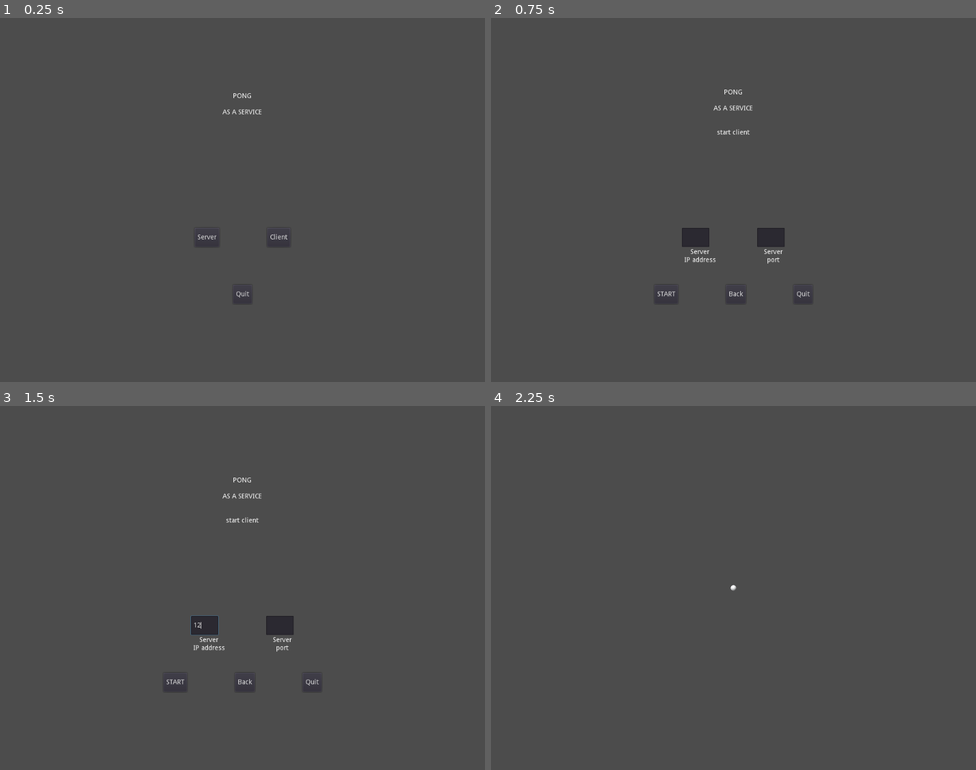
Above: before the commit, frames 1-4 (two rows, left to right).
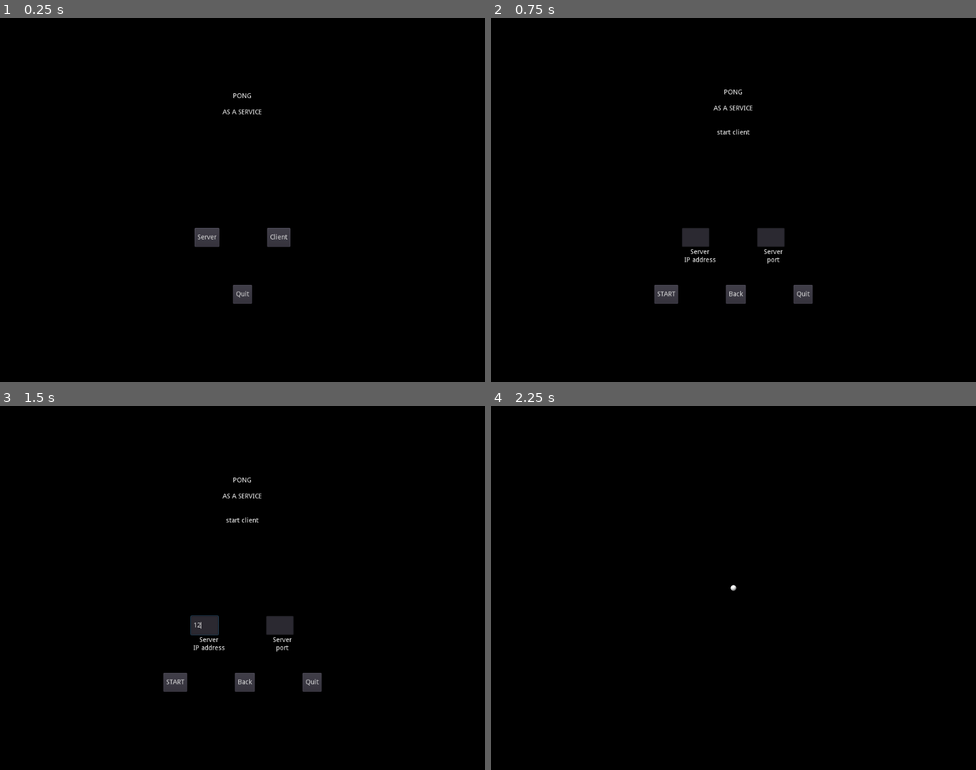
Above: after the commit, the same moments.

Repository: wisienka91/pongasaservice
Game: Godot game, scene res://menu/MainMenu.tscn
The game is run twice, just before and just after one commit, with the same random seed, the same clock (stepped at 60 frames per second) and the same inputs.
Inputs (mouse positions are in pixels of both pictures, inside the frame that each line leads up to):
- Up to frame 1 (0.25 s): no input
- Up to frame 2 (0.75 s): click "Client" at 0.5 s
- Up to frame 3 (1.5 s): click (203, 624) at 1.27 s; type "12" at 1.35 s
- Up to frame 4 (2.25 s): click (772, 624) at 1.5 s; type "12" at 1.58 s; click "START" at 2 s

The runs differ from the first frame. In frame 1, 99% of the frame differs, in the area x 0-100%, y 0-100%; in frame 2, 99%; in frame 3, 99%; in frame 4, 100%.

Commit message:
Client connects to the server node

Diff:
--- a/game/Game.gd
+++ b/game/Game.gd
@@ -1,9 +1,7 @@
 extends Node
-
 
 func _ready():
 	pass
 
-
-remote func pre_configure_game():
-    get_tree().set_pause(true)
+#remote func pre_configure_game():
+#    get_tree().set_pause(true)
--- /dev/null
+++ b/game/Player.gd
@@ -0,0 +1,29 @@
+extends KinematicBody2D
+
+var speed = 3
+var size = null
+var boundaries = null
+
+func _ready():
+	size = {
+		x = get_node("CollisionShape2D").get_shape().get_extents()[0],
+		y = get_node("CollisionShape2D").get_shape().get_extents()[1]
+	}
+	position.x += get_transform().get_scale().x * size.x
+	position.y += get_transform().get_scale().y * size.y
+	boundaries = {
+		y_up = position.y,
+		y_down = get_viewport().size.y - 2 * size.y
+	}
+
+func _physics_process(delta):
+	if Input.is_action_pressed("ui_up"):
+		position.y -= speed
+	elif Input.is_action_pressed("ui_down"):
+		position.y += speed
+
+
+	if position.y < boundaries.y_up:
+		position.y = boundaries.y_up
+	elif position.y > boundaries.y_down:
+		position.y = boundaries.y_down
--- a/game/Player.tscn
+++ b/game/Player.tscn
@@ -1,15 +1,20 @@
-[gd_scene load_steps=3 format=2]
+[gd_scene load_steps=4 format=2]
 
-[ext_resource path="res://game/assets/pallete.png" type="Texture" id=1]
+[ext_resource path="res://game/Player.gd" type="Script" id=1]
+[ext_resource path="res://game/assets/pallete.png" type="Texture" id=2]
 
 [sub_resource type="RectangleShape2D" id=1]
 extents = Vector2( 3.99191, 16.1499 )
 
 [node name="Player" type="KinematicBody2D"]
 scale = Vector2( 2, 2 )
+script = ExtResource( 1 )
+__meta__ = {
+"_edit_group_": true
+}
 
 [node name="Sprite" type="Sprite" parent="."]
-texture = ExtResource( 1 )
+texture = ExtResource( 2 )
 
 [node name="CollisionShape2D" type="CollisionShape2D" parent="."]
 visible = false
--- a/lib/network.gd
+++ b/lib/network.gd
@@ -2,14 +2,17 @@
 
 
 var ip = "127.0.0.1"
-var peer = null
+var port = "6007"
+var players = {}
+var self_data = {
+	name = '',
+	position = Vector2(100, 100)
+}
 
 
 func _ready():
 	# warning-ignore:return_value_discarded
 	get_tree().connect("connection_failed", self, "_on_connection_failed")
-	# warning-ignore:return_value_discarded
-	get_tree().connect("connected_to_server", self, "_on_connected_to_server")
 	# warning-ignore:return_value_discarded
 	get_tree().connect('server_disconnected', self, '_on_server_disconnected')
 	# warning-ignore:return_value_discarded
@@ -19,36 +22,60 @@
 
 
 func start_server(port, max_players):
-	peer = NetworkedMultiplayerENet.new()
+	self_data.name = 'server0'
+	players[1] = self_data
+	var peer = NetworkedMultiplayerENet.new()
 	var error = peer.create_server(port, max_players)
 	print("Starting server... Port: ", port, ". Errors: ", error)
 	get_tree().set_network_peer(peer)
 
 
-func connect_to_server(ip, port):
-	peer = NetworkedMultiplayerENet.new()
-	var error = peer.create_client(ip, port)
+func connect_to_server(ip, port, player_name):
+	# warning-ignore:return_value_discarded
+	get_tree().connect("connected_to_server", self, "_on_connected_to_server")
+	var peer = NetworkedMultiplayerENet.new()
+	var error = peer.create_client(str(ip), port)
 	print("Connecting to the server... IP: ", ip, ", port: ", port, ". Errors: ", error)
 	get_tree().set_network_peer(peer)
 
 
 func _on_server_disconnected():
-	print('Server ", ip, " disconnected...')
-	peer.close_connection()
+	#print('Server ", ip, " disconnected...')
+	#peer.close_connection()
+	pass
 
 
 func _on_player_connected(id):
+	print("Player: ", id, " connected...")
 	#rpc_id(id, 'instance_remote_player', get_tree().get_network_unique_id(), get_tree().is_network_server())
 	pass
 
 
 func _on_player_disconnected(id):
-	pass
+	print("Player ", id, " disconnected...")
+	players.erase(id)
 
 
 func _on_connected_to_server():
+	#players[get_tree().get_network_unique_id()] = self_data
+	#rpc('_send_player_info', get_tree().get_network_unique_id(), self_data)
 	pass
 
 
 func _on_connection_failed():
 	pass
+
+
+remote func _send_player_info(id, info):
+	if get_tree().is_network_server():
+		for peer_id in players:
+			rpc_id(id, '_send_player_info', peer_id, players[peer_id])
+	players[id] = info
+	var new_player = load("res://game/Player.tscn").instance()
+	new_player.name = str(id)
+	new_player.set_network_master(id)
+	get_tree().get_root().add_child(new_player)
+	new_player.init(info.name, info.position, true)
+
+func update_position(id, position):
+	players[id].position = position
--- a/menu/ClientMenu.gd
+++ b/menu/ClientMenu.gd
@@ -26,7 +26,8 @@
 
 
 func _on_start_button_pressed():
-	SceneSwitcher.switch_scene("res://game/Game.tscn", {"ip": ip, "port": port})
+	Network.connect_to_server(ip, port, "player3")
+	get_tree().change_scene("res://game/Game.tscn")
 
 
 func _on_back_button_pressed():
--- a/project.godot
+++ b/project.godot
@@ -17,6 +17,7 @@
 
 config/name="pongasaservice"
 run/main_scene="res://menu/MainMenu.tscn"
+boot_splash/bg_color=Color( 0, 0, 0, 1 )
 config/icon="res://icon.png"
 
 [autoload]
@@ -36,4 +37,5 @@
 
 [rendering]
 
+environment/default_clear_color=Color( 0, 0, 0, 1 )
 environment/default_environment="res://default_env.tres"
